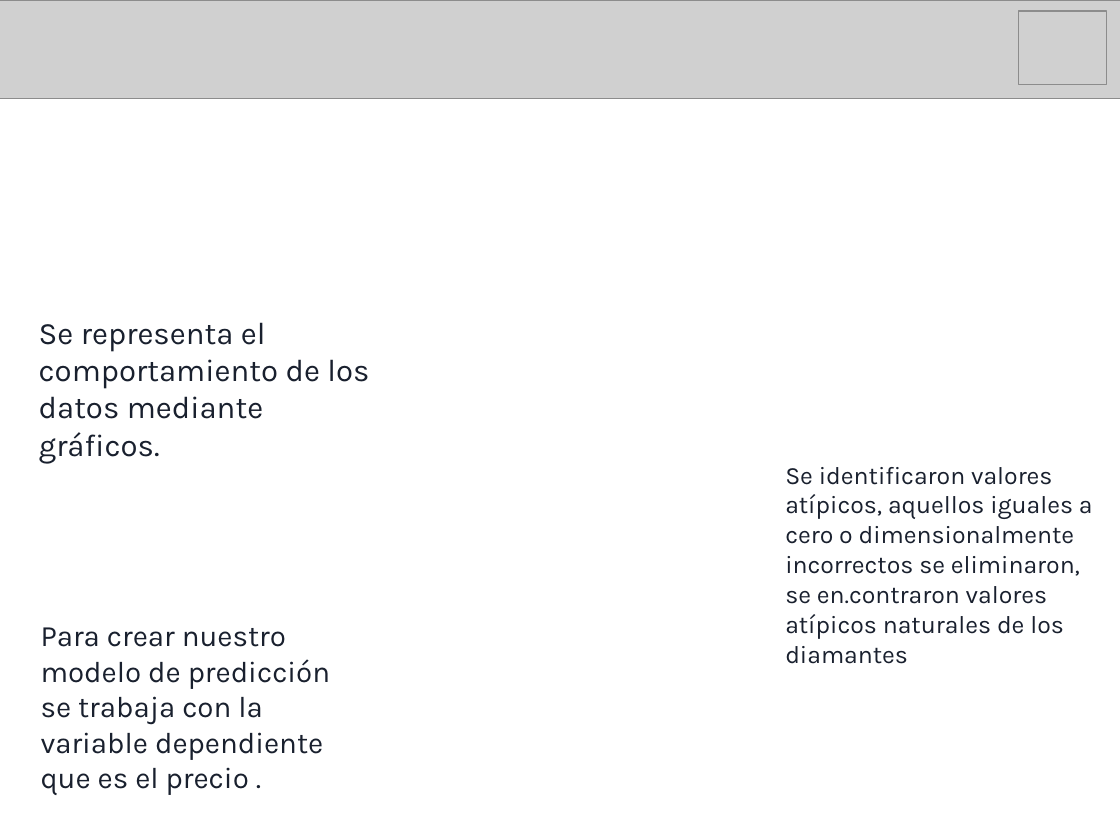
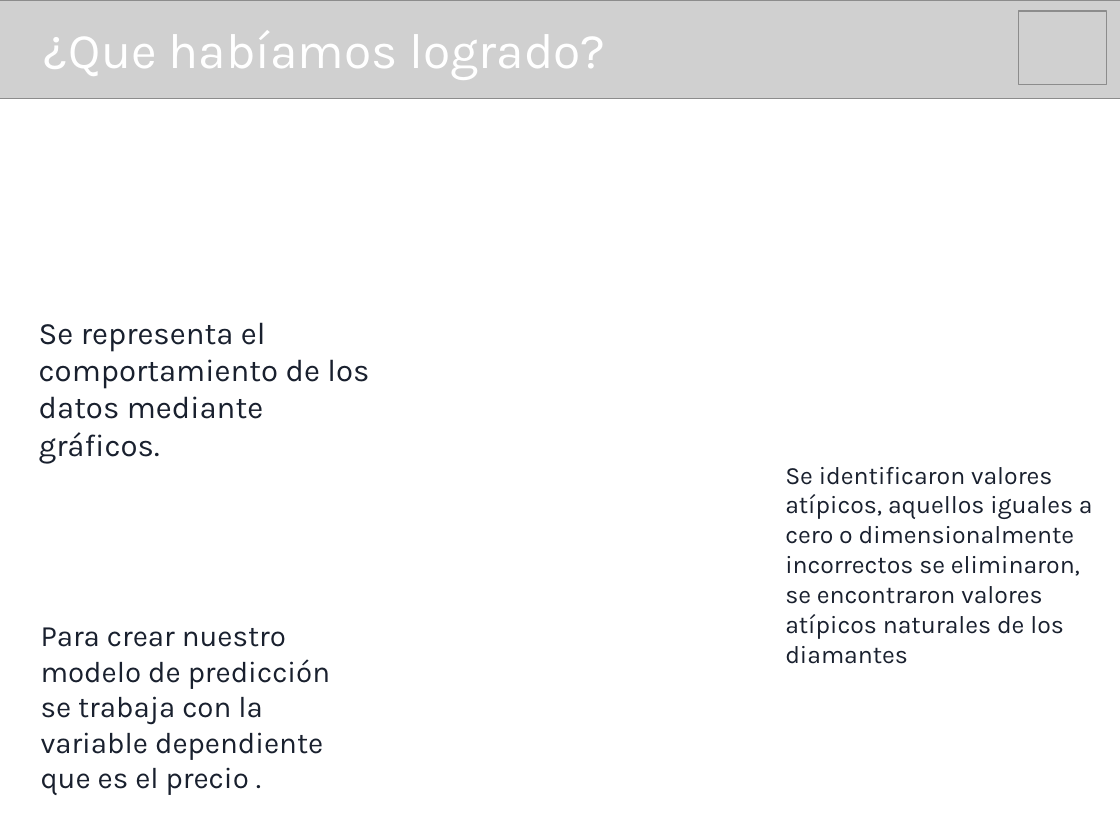
Before and after one commit to IgnGGA/grupo9, a slide deck: slide 2 of presentación/presentaciónDosMineriaDeDatos.pptx. Drawn at 1120x840 pixels with LibreOffice and Linux fonts; fonts in the diff are those of the drawing; grey boxes stand for pictures; background and template pictures are left out. Boxes give left, top, right and bottom in pixels: in the first picture for what was removed or moved away, otherwise in the second. Text is boxed around its words. In the diff, an @@ line names an element or a change of style, - is before the commit and + after.

```diff
--- a/presentación/presentaciónDosMineriaDeDatos.pptx
+++ b/presentación/presentaciónDosMineriaDeDatos.pptx
@@ text added at [44,31,605,80], 32 pt, text #FFFFFF @@
+¿Que habíamos logrado?
@@ text at [785,467,1093,639]: text changed @@
-Se identificaron valores atípicos, aquellos iguales a cero o dimensionalmente incorrectos se eliminaron, se en.contraron valores atípicos naturales de los diamantes
+Se identificaron valores atípicos, aquellos iguales a cero o dimensionalmente incorrectos se eliminaron, se encontraron valores atípicos naturales de los diamantes
```
Also in this commit, not shown: 12 other slides changed, 2 slides added, 2 slides removed.
